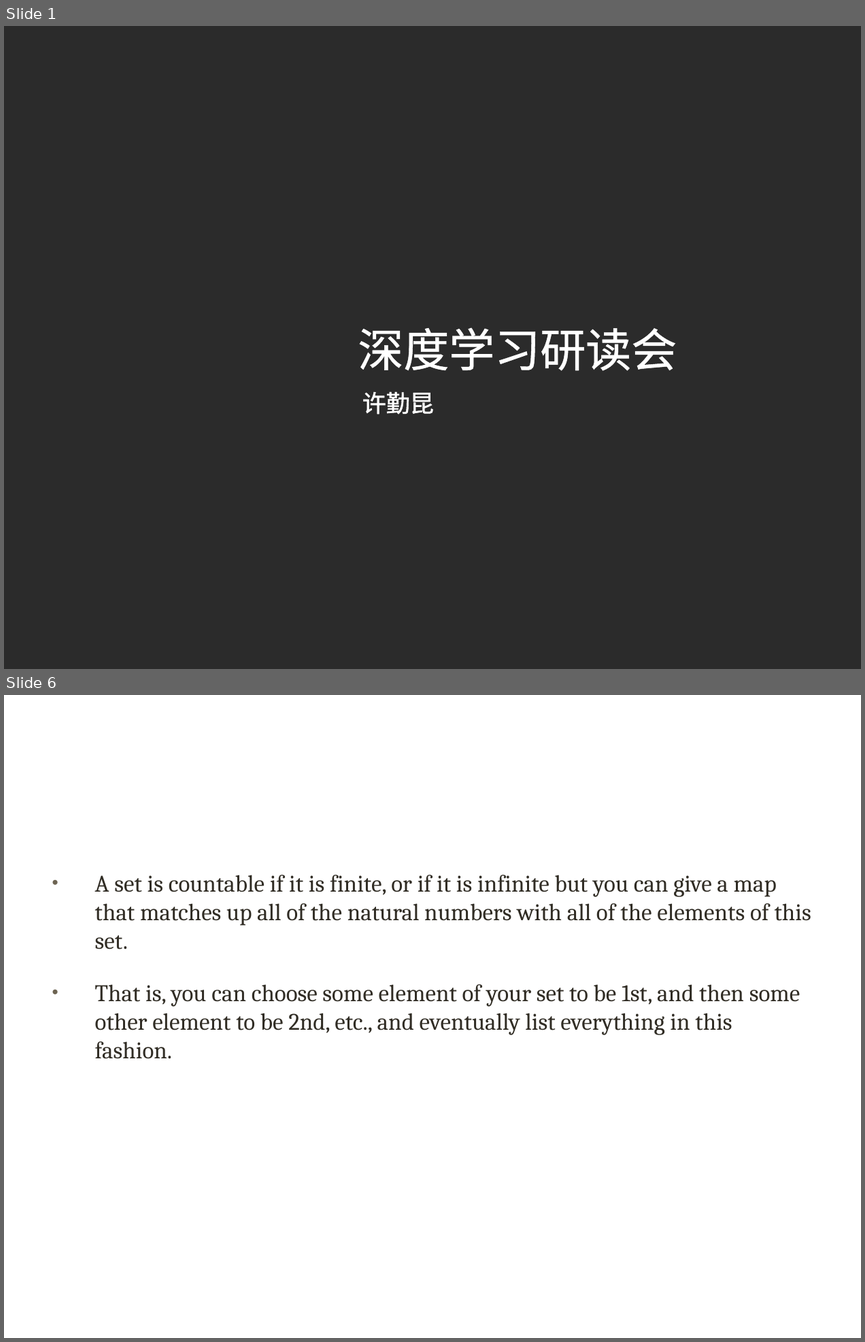
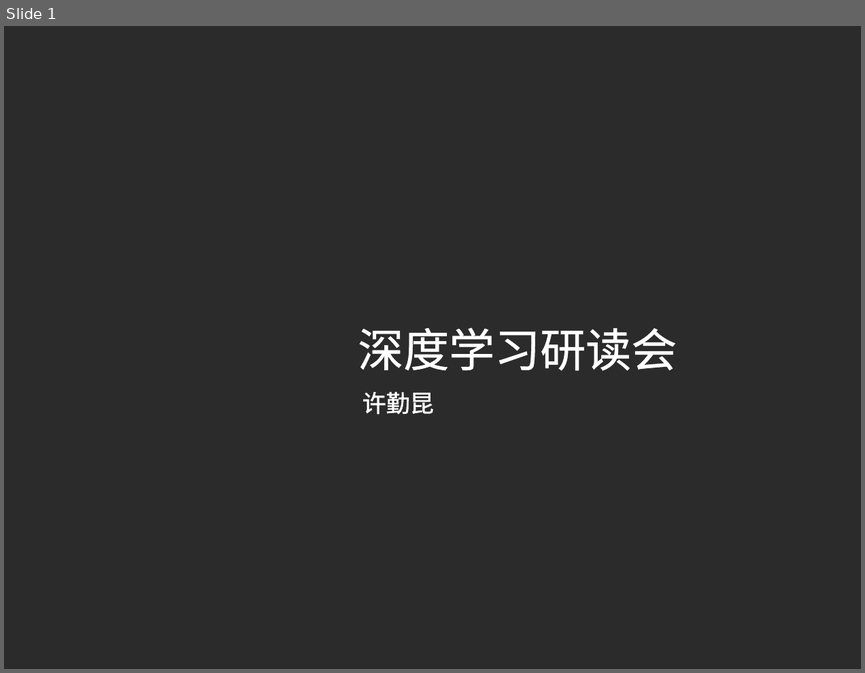
Before and after one commit to xuqinkun/Report, a slide deck: Deep Learning-3.12-3.14.pptx. Shown one above the other, each under a label of ours: slides 1 and 6 before the commit, slide 1 after it; the slides between them are not shown. The pictures are 865x1342 and 865x673 pixels, drawn with LibreOffice and Linux fonts; fonts in the diff are those of the drawing; background and template pictures are left out; a plain dark background stands for a picture behind light text. Boxes give left, top, right and bottom in pixels: in the first picture for what was removed or moved away, otherwise in the second. Text is boxed around its words. In the diff, an @@ line names an element or a change of style, - is before the commit and + after.

```diff
--- a/Deep Learning-3.12-3.14.pptx
+++ b/Deep Learning-3.12-3.14.pptx
@@ slide 6 removed at bbox=[4, 695, 861, 1338], background picture (left out) @@
@@ title removed at bbox=[47, 745, 801, 816] @@
-1.3 Countable Set
@@ text removed at bbox=[95, 875, 811, 1059] @@
-• A set is countable if it is finite, or if it is infinite but you can give a map that matches up all of the natural numbers with all of the elements of this set.
-• That is, you can choose some element of your set to be 1st, and then some other element to be 2nd, etc., and eventually list everything in this fashion.
```
Also in this commit, not shown: 11 slides changed, 12 slides added, 10 other slides removed.
